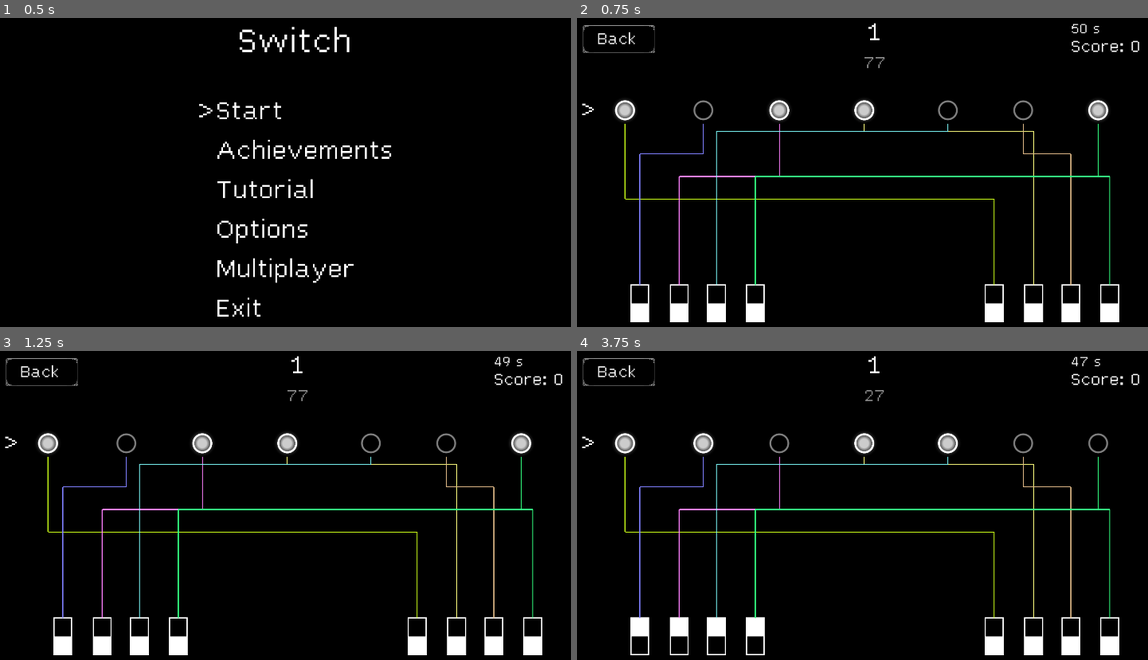
Above: before the commit, frames 1-4 (two rows, left to right).
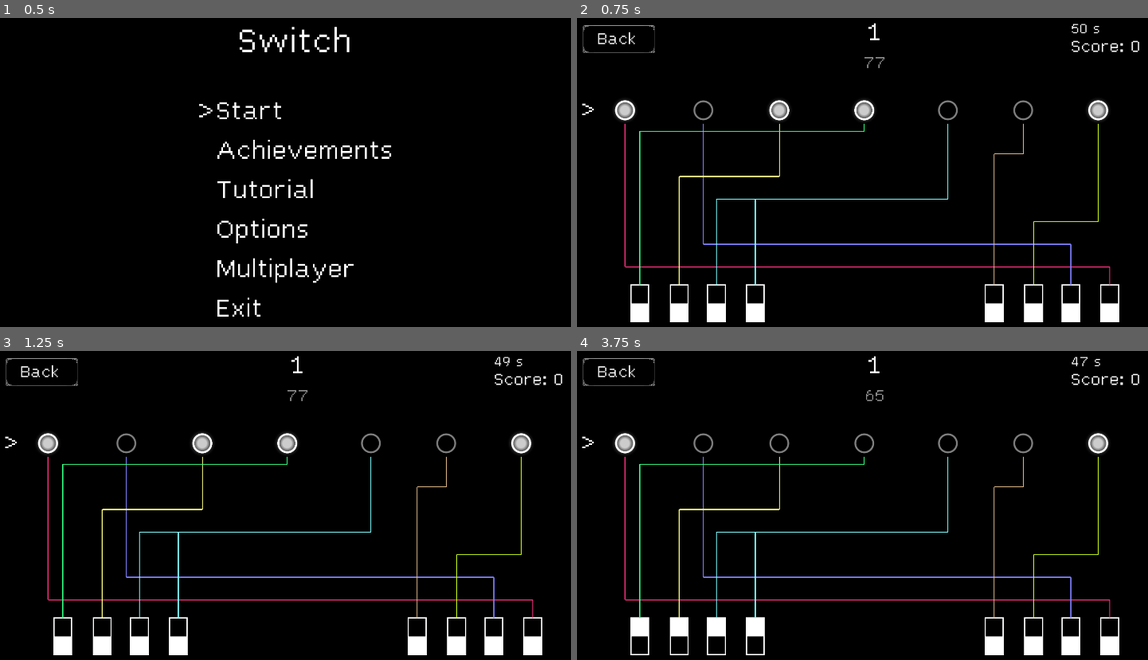
Above: after the commit, the same moments.

Repository: DragonCat4012/Switch
Game: Godot game, scene res://Scenes/menu.tscn
Same seed, same stepped clock (60 frames per second), same inputs: the game is played once before the commit and once after it.
Inputs (mouse positions are in pixels of both pictures, inside the frame that each line leads up to):
- Up to frame 1 (0.5 s): no input
- Up to frame 2 (0.75 s): tap Enter (ui_accept) at 0.5 s; move the mouse to (1016, 153) at 0.52 s; hold Right (ui_right) from 0.53 s (still down); click (1016, 153) at 0.67 s
- Up to frame 3 (1.25 s): keep holding Right (ui_right); tap Enter (ui_accept) at 0.77 s
- Up to frame 4 (3.75 s): tap Enter (ui_accept) at 1.25, 1.52, 2, 2.75, 3.02, 3.5 s; move the mouse to (639, 635) at 1.27 s; release Right (ui_right) at 1.28 s; hold Down (ui_down) 1.28-2.03 s; click (639, 635) at 1.42 s; move the mouse to (679, 635) at 2.02 s; hold Right (ui_right) 2.03-2.78 s; click (679, 635) at 2.17 s; move the mouse to (714, 635) at 2.77 s; hold Up (ui_up) 2.78-3.53 s; click (714, 635) at 2.92 s; move the mouse to (754, 635) at 3.52 s; hold Left (ui_left) from 3.53 s (still down); click (754, 635) at 3.67 s

Frame 1 is identical in both runs. In frame 2, 2.8% of the frame differs, in the area x 8-94%, y 34-87%; in frame 3, 2.8%; in frame 4, 3.7%, in the area x 8-94%, y 12-87%.

Commit message:
fix mapping single player

Diff:
--- a/Scenes/game.gd
+++ b/Scenes/game.gd
@@ -46,7 +46,6 @@
 var timer = Timer.new()
 
 func _ready():
-	#AudioManager.play_music_background()
 	GameManager.jsonHandler.loadGame()
 	isEndianSwitchingEnabled = GameManager.jsonHandler.endian
 	scoreLabel.text = "Score: 0"
@@ -57,28 +56,29 @@
 	_init_game()
 	createWires()
 
+func _process(delta):
+	if Input.is_action_just_pressed("ui_cancel"):
+		get_tree().change_scene_to_file("res://Scenes/menu.tscn")
+
+	timerLabel.text = str(round(timer.time_left)) + " s"
+	if timer.time_left <= 5.5:
+		var red = Color(1.0,0.0,0.0,1.0)
+		timerLabel.set("theme_override_colors/font_color",red)
+
+func _input(event): # Handle Touch Inut
+	var globalRect = backButton.get_global_rect()
+	if globalRect.has_point(get_global_mouse_position()) and event is InputEventScreenTouch:
+		GameManager.jsonHandler.saveScore(score)
+		get_tree().change_scene_to_file("res://Scenes/menu.tscn")
+
+# Timer
 func _on_timer_timeout():
 	timer.stop()
 	GameManager.jsonHandler.saveScore(score)
 	GameManager.jsonHandler.saveLostMap()
 	get_tree().change_scene_to_file("res://Scenes/GameOver.tscn")
 
-# Called every frame. 'delta' is the elapsed time since the previous frame.
-func _process(delta):
-	if Input.is_action_just_pressed("ui_cancel"):
-		get_tree().change_scene_to_file("res://Scenes/menu.tscn")
-
-	timerLabel.text = str(round(timer.time_left)) + " s"
-	if timer.time_left <= 5.5:
-		var red = Color(1.0,0.0,0.0,1.0)
-		timerLabel.set("theme_override_colors/font_color",red)
-
-func _input(event): # Handle Touch Inut
-	var globalRect = backButton.get_global_rect()
-	if globalRect.has_point(get_global_mouse_position()) and event is InputEventScreenTouch:
-		GameManager.jsonHandler.saveScore(score)
-		get_tree().change_scene_to_file("res://Scenes/menu.tscn")
-
+# Game
 func _init_game():
 	queue_redraw()
 
@@ -201,7 +201,7 @@
 
 # Map
 func createWires():
-	var arr = wireHandler.createKoopMapping()
+	var arr = wireHandler.createMapping()
 	setDict(arr)
 
 	var switches = [switch1, switch2, switch3, switch4, switch5, switch6, switch7, switch8]
--- a/Util/Map.gd
+++ b/Util/Map.gd
@@ -11,8 +11,6 @@
 
 # Map
 func createWires():
-	#var arr = wireHandler.createMapping()
-	#setDict(arr)
 	var minDiff = 40
 	var minVec = Vector2(0, minDiff)
 	var minDiffSwitch = 55
